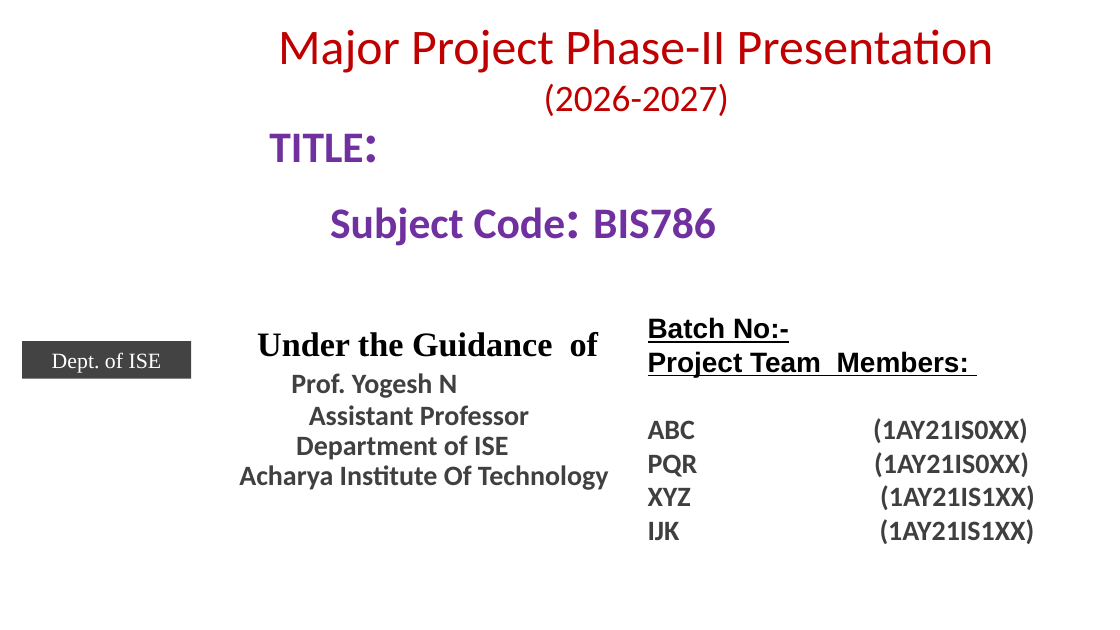
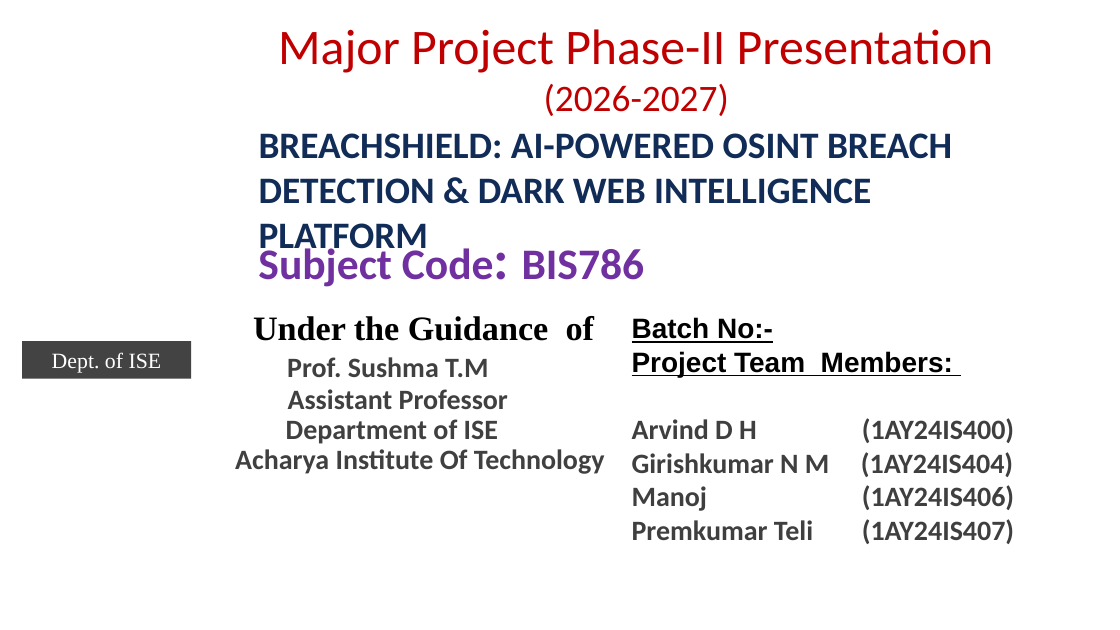
Before and after one commit to premkumarteli/OSINT-BreachShield, a slide deck: slide 1 of docs/Phase2/Final_presentation2 format 2026-27_BLANK_TEMPLATE.pptx. Drawn at 1120x630 pixels with LibreOffice and Linux fonts; fonts in the diff are those of the drawing; background and template pictures are left out. Boxes give left, top, right and bottom in pixels: in the first picture for what was removed or moved away, otherwise in the second. Text is boxed around its words. In the diff, an @@ line names an element or a change of style, - is before the commit and + after.

```diff
--- a/docs/Phase2/Final_presentation2 format 2026-27_BLANK_TEMPLATE.pptx
+++ b/docs/Phase2/Final_presentation2 format 2026-27_BLANK_TEMPLATE.pptx
@@ title at (x1=259, y1=133, x2=952, y2=258): text changed; size 28 to 24 pt; text colour #7030A0 to #102C57 @@
-TITLE:
+BREACHSHIELD: AI-POWERED OSINT BREACH DETECTION & DARK WEB INTELLIGENCE PLATFORM
@@ text "Subject Code: BIS786" rewrapped from (x1=330, y1=207, x2=716, y2=246) to (x1=258, y1=243, x2=645, y2=287) @@
@@ text "Under the Guidance of" moved from (x1=239, y1=332, x2=609, y2=490) to (x1=235, y1=316, x2=605, y2=474) @@
@@ text "Batch No:-" moved from (x1=648, y1=317, x2=1035, y2=544) to (x1=632, y1=317, x2=1014, y2=544) @@
@@ text at (x1=287, y1=357, x2=488, y2=377): text changed @@
-Prof. Yogesh N
+Prof. Sushma T.M
@@ text at (x1=632, y1=419, x2=1014, y2=544): text changed @@
-ABC (1AY21IS0XX)
-PQR (1AY21IS0XX)
-XYZ (1AY21IS1XX)
-IJK (1AY21IS1XX)
+Arvind D H (1AY24IS400)
+Girishkumar N M (1AY24IS404)
+Manoj (1AY24IS406)
+Premkumar Teli (1AY24IS407)
```
Also in this commit, not shown: 9 other slides changed, 11 slides added, 4 slides removed, 5 other files.
